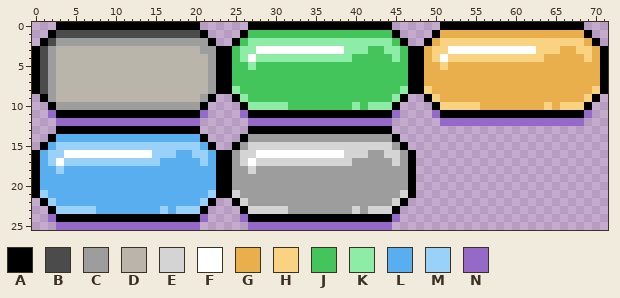
Sprite sheet, stored at assets/bonuses.png. The picture above is the old version.
The file is 72x26 pixels. Colours within 5 levels of each other are drawn and written as one.
Palette (. is transparent): A #000000  B #4b4b4b  C #9d9d9d  D #bab5aa  E #d4d4d4  F #ffffff  G #eaaf4d  H #f9d381  J #44c55b  K #8deda7  L #58aeee  M #9ad1f9  N #9569c8
Pixels before, first column x 0:
 0 ...AAAAAAAAAAAAAAAAAA......AAAAAAAAAAAAAAAAAA......AAAAAAAAAAAAAAAAAA...
 1 ..ABBBBBBBBBBBBBBBBBBA....AJJJJJJJJJJJJJJJJJJA....AGGGGGGGGGGGGGGGGGGA..
 2 .ABCCCCCCCCCCCCCCCCCCCA..AJKKKKKKKKKKKKKKKKKKJA..AGHHHHHHHHHHHHHHHHHHGA.
 3 ABCDDDDDDDDDDDDDDDDDDCCAAJKKFFFFFFFFFFFKKKJJKKJAAGHHFFFFFFFFFFFHHHGGHHGA
 4 ABCDDDDDDDDDDDDDDDDDDDCAAJKFKKKKKKKKKKKKJJJJJKJAAGHFHHHHHHHHHHHHGGGGGHGA
 5 ABCDDDDDDDDDDDDDDDDDDDCAAJJKJJJJJJJJJJJJJJJJJJJAAGGHGGGGGGGGGGGGGGGGGGGA
 6 ABCDDDDDDDDDDDDDDDDDDDCAAJJJJJJJJJJJJJJJJJJJJJJAAGGGGGGGGGGGGGGGGGGGGGGA
 7 ABCDDDDDDDDDDDDDDDDDDDCAAJJJJJJJJJJJJJJJJJJJJJJAAGGGGGGGGGGGGGGGGGGGGGGA
 8 ABCDDDDDDDDDDDDDDDDDDDCAAKJJJJJJJJJJJJJJJJJJJJKAAHGGGGGGGGGGGGGGGGGGGGHA
 9 .ACDDDDDDDDDDDDDDDDDDCA..AKJJJJJJJJJJJJJJJJJJKA..AHGGGGGGGGGGGGGGGGGGHA.
10 ..ACCCCCCCCCCCCCCCCCCA....AKKKKKJJJJJJJJKJKKKA....AHHHHHGGGGGGGGHGHHHA..
11 ..NAAAAAAAAAAAAAAAAAAN....NAAAAAAAAAAAAAAAAAAN....NAAAAAAAAAAAAAAAAAAN..
12 ...NNNNNNNNNNNNNNNNNN......NNNNNNNNNNNNNNNNNN......NNNNNNNNNNNNNNNNNN...
13 ...AAAAAAAAAAAAAAAAAA......AAAAAAAAAAAAAAAAAA...........................
14 ..ALLLLLLLLLLLLLLLLLLA....ACCCCCCCCCCCCCCCCCCA..........................
15 .ALMMMMMMMMMMMMMMMMMMLA..ACEEEEEEEEEEEEEEEEEECA.........................
16 ALMMFFFFFFFFFFFMMMLLMMLAACEEFFFFFFFFFFFEEECCEECA........................
17 ALMFMMMMMMMMMMMMLLLLLMLAACEFEEEEEEEEEEEECCCCCECA........................
18 ALLMLLLLLLLLLLLLLLLLLLLAACCECCCCCCCCCCCCCCCCCCCA........................
19 ALLLLLLLLLLLLLLLLLLLLLLAACCCCCCCCCCCCCCCCCCCCCCA........................
20 ALLLLLLLLLLLLLLLLLLLLLLAACCCCCCCCCCCCCCCCCCCCCCA........................
21 AMLLLLLLLLLLLLLLLLLLLLMAAECCCCCCCCCCCCCCCCCCCCEA........................
22 .AMLLLLLLLLLLLLLLLLLLMA..AECCCCCCCCCCCCCCCCCCEA.........................
23 ..AMMMMMLLLLLLLLMLMMMA....AEEEEECCCCCCCCECEEEA..........................
24 ..NAAAAAAAAAAAAAAAAAAN....NAAAAAAAAAAAAAAAAAAN..........................
25 ...NNNNNNNNNNNNNNNNNN......NNNNNNNNNNNNNNNNNN...........................
Now the later version:
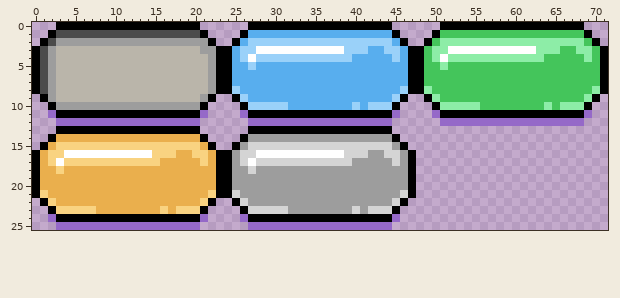
Diff:
{"colour":"G","old":"#eaaf4d","new":"#44c55b"}
{"colour":"H","old":"#f9d381","new":"#8deda7"}
{"colour":"J","old":"#44c55b","new":"#58aeee"}
{"colour":"K","old":"#8deda7","new":"#9ad1f9"}
{"colour":"L","old":"#58aeee","new":"#eaaf4d"}
{"colour":"M","old":"#9ad1f9","new":"#f9d381"}
{"label":"changed","picture_box":[232,30,600,110]}
{"label":"changed","picture_box":[40,134,216,214]}
